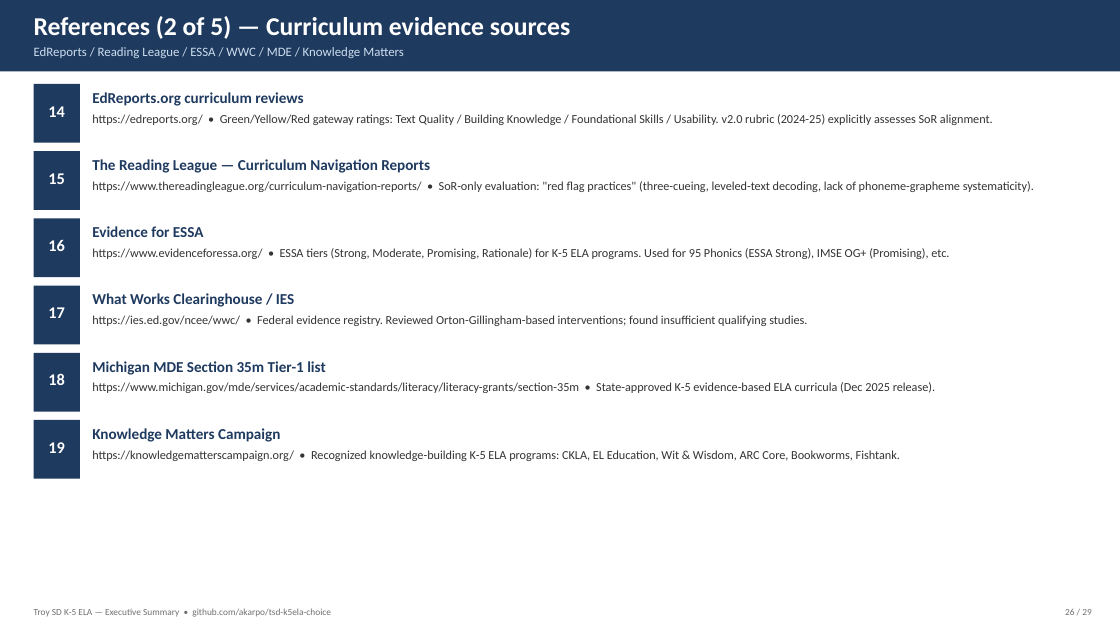
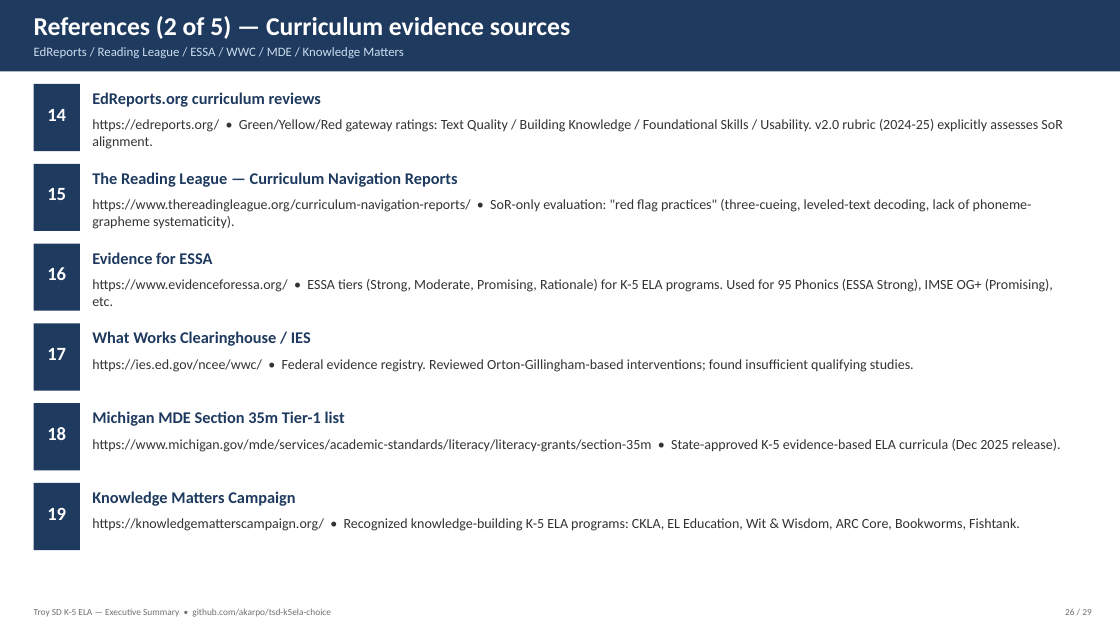
Before and after one commit to akarpo/tsd-k5ela-choice, a slide deck: slide 26 of analysis/Troy_K5_ELA_Executive_Summary.pptx. Drawn at 1120x630 pixels with LibreOffice and Linux fonts; fonts in the diff are those of the drawing. Boxes give left, top, right and bottom in pixels: in the first picture for what was removed or moved away, otherwise in the second. Text is boxed around its words. In the diff, an @@ line names an element or a change of style, - is before the commit and + after.

```diff
--- a/analysis/Troy_K5_ELA_Executive_Summary.pptx
+++ b/analysis/Troy_K5_ELA_Executive_Summary.pptx
@@ rectangle: place and size @@
-rectangle at <box>34,84,80,143</box>
+rectangle at <box>34,84,80,151</box>
@@ rectangle: place and size @@
-rectangle at <box>34,151,80,210</box>
+rectangle at <box>34,164,80,231</box>
@@ text "The Reading League — Curriculum ...": place and size @@
-text "The Reading League — Curriculum ..." at <box>92,159,430,173</box>
+text "The Reading League — Curriculum ..." at <box>92,172,458,187</box>
@@ text "15": place and size @@
-text "15" at <box>48,173,65,184</box>
+text "15" at <box>47,188,66,200</box>
@@ text "https://www.thereadingleague.org/curriculum-navigation-repor ...": place and size @@
-text "https://www.thereadingleague.org/curriculum-navigation-repor ..." at <box>92,181,1034,192</box>
+text "https://www.thereadingleague.org/curriculum-navigation-repor ..." at <box>92,199,1032,229</box>
@@ text "16": place and size @@
-text "16" at <box>48,240,65,251</box>
+text "16" at <box>47,267,66,280</box>
@@ rectangle: place and size @@
-rectangle at <box>34,218,80,277</box>
+rectangle at <box>34,244,80,311</box>
@@ text "Evidence for ESSA": place and size @@
-text "Evidence for ESSA" at <box>92,226,204,237</box>
+text "Evidence for ESSA" at <box>92,252,212,264</box>
@@ text "https://www.evidenceforessa.org/ • ESSA tiers (Strong, ...": place and size @@
-text "https://www.evidenceforessa.org/ • ESSA tiers (Strong, ..." at <box>92,248,949,259</box>
+text "https://www.evidenceforessa.org/ • ESSA tiers (Strong, ..." at <box>92,279,1053,306</box>
@@ rectangle: place and size @@
-rectangle at <box>34,286,80,344</box>
+rectangle at <box>34,323,80,391</box>
@@ text "What Works Clearinghouse / IES": place and size @@
-text "What Works Clearinghouse / IES" at <box>92,293,294,307</box>
+text "What Works Clearinghouse / IES" at <box>92,331,311,346</box>
@@ text "17": place and size @@
-text "17" at <box>48,307,65,318</box>
+text "17" at <box>47,348,66,360</box>
@@ text "https://ies.ed.gov/ncee/wwc/ • Federal evidence registry. ...": place and size @@
-text "https://ies.ed.gov/ncee/wwc/ • Federal evidence registry. ..." at <box>92,315,807,326</box>
+text "https://ies.ed.gov/ncee/wwc/ • Federal evidence registry. ..." at <box>92,359,914,372</box>
@@ rectangle: place and size @@
-rectangle at <box>34,353,80,412</box>
+rectangle at <box>34,403,80,471</box>
@@ text "Michigan MDE Section 35m Tier-1 ...": place and size @@
-text "Michigan MDE Section 35m Tier-1 ..." at <box>92,361,326,375</box>
+text "Michigan MDE Section 35m Tier-1 ..." at <box>92,411,345,426</box>
@@ text "18": place and size @@
-text "18" at <box>48,373,65,385</box>
+text "18" at <box>47,427,66,440</box>
@@ text "https://www.michigan.gov/mde/services/academic-standards/lit ...": place and size @@
-text "https://www.michigan.gov/mde/services/academic-standards/lit ..." at <box>92,382,935,393</box>
+text "https://www.michigan.gov/mde/services/academic-standards/lit ..." at <box>92,439,1061,452</box>
@@ size 14 to 16 pt in 6 elements at <box>47,109,66,121</box>, <box>47,188,66,200</box>, <box>47,267,66,280</box>, <box>47,348,66,360</box>, <box>47,427,66,440</box>, <box>47,507,66,520</box> @@
@@ text "19": place and size @@
-text "19" at <box>48,442,65,453</box>
+text "19" at <box>47,507,66,520</box>
@@ rectangle: place and size @@
-rectangle at <box>34,420,80,479</box>
+rectangle at <box>34,483,80,550</box>
@@ size 13 to 14 pt in 6 elements at <box>92,92,321,107</box>, <box>92,172,458,187</box>, <box>92,252,212,264</box>, <box>92,331,311,346</box>, <box>92,411,345,426</box>, <box>92,491,295,506</box> @@
@@ text "Knowledge Matters Campaign": place and size @@
-text "Knowledge Matters Campaign" at <box>92,428,280,442</box>
+text "Knowledge Matters Campaign" at <box>92,491,295,506</box>
@@ size 10.5 to 12 pt in 6 elements at <box>92,119,1062,149</box>, <box>92,199,1032,229</box>, <box>92,279,1053,306</box>, <box>92,359,914,372</box>, <box>92,439,1061,452</box>, <box>92,518,1020,531</box> @@
@@ text "https://knowledgematterscampaign.org/ • Recognized knowledge ...": place and size @@
-text "https://knowledgematterscampaign.org/ • Recognized knowledge ..." at <box>92,450,900,461</box>
+text "https://knowledgematterscampaign.org/ • Recognized knowledge ..." at <box>92,518,1020,531</box>
```
Also in this commit, not shown: 5 other slides changed, 8 other files.
